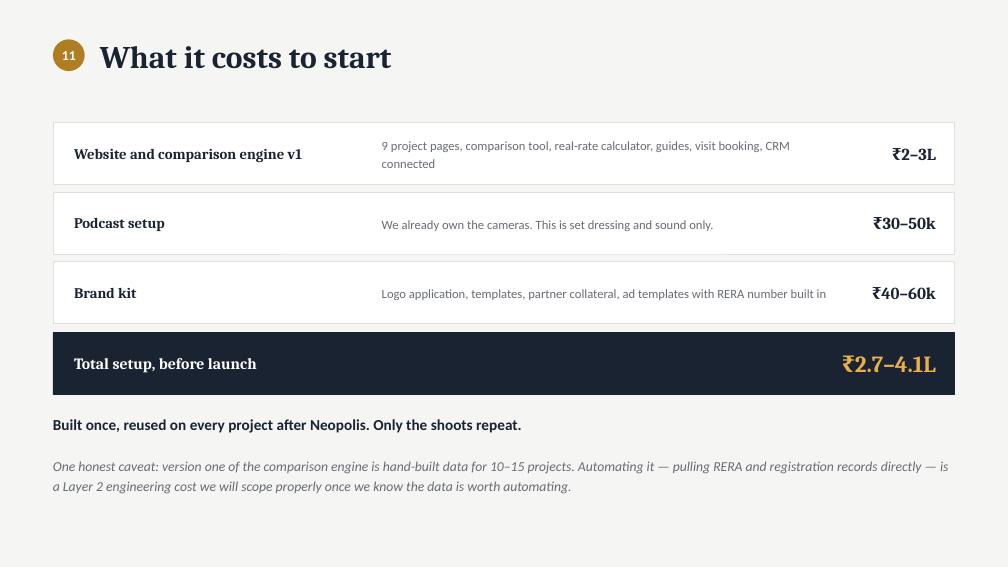
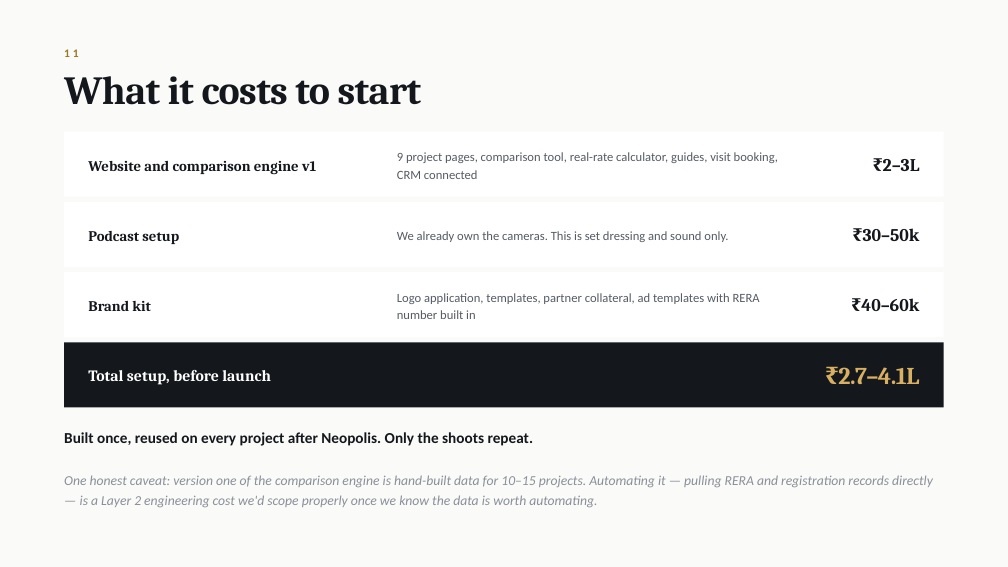
Before and after one commit to productionx-in/OTHO-REALTY, a slide deck: slide 23 of deck/Building_OTHO_ProductionX.pptx. Drawn at 1008x567 pixels with LibreOffice and Linux fonts; fonts in the diff are those of the drawing. Boxes give left, top, right and bottom in pixels: in the first picture for what was removed or moved away, otherwise in the second. Text is boxed around its words. In the diff, an @@ line names an element or a change of style, - is before the commit and + after.

```diff
--- a/deck/Building_OTHO_ProductionX.pptx
+++ b/deck/Building_OTHO_ProductionX.pptx
@@ background #F5F5F3 to #FAFAF8 @@
@@ ellipse removed at [53,39,85,71] @@
@@ text "11" at [64,49,78,57]: size 13 to 11 pt, text colour #FFFFFF to #9A7A25, letter spacing 0 to 2.6 pt; alignment centre to left @@
@@ text "What it costs to start": place and size @@
-text "What it costs to start" at [100,46,392,69]
+text "What it costs to start" at [64,76,421,105]
@@ text "What it costs to start" at [64,76,421,105]: size 30 to 38 pt, text colour #1A2332 to #14181D, letter spacing 0 to -0.6 pt @@
@@ rectangle: place and size @@
-rectangle at [53,123,955,185]
+rectangle at [64,132,944,197]
@@ text "9 project pages, comparison tool, ...": place and size @@
-text "9 project pages, comparison tool, ..." at [382,141,790,168]
+text "9 project pages, comparison tool, ..." at [397,152,778,179]
@@ text "₹2–3L": place and size @@
-text "₹2–3L" at [901,148,935,160]
+text "₹2–3L" at [883,159,920,171]
@@ rectangle: place and size @@
-rectangle at [53,192,955,254]
+rectangle at [64,202,944,267]
@@ text "We already own the cameras. ...": place and size @@
-text "We already own the cameras. ..." at [382,220,713,231]
+text "We already own the cameras. ..." at [397,231,728,242]
@@ text "₹30–50k": place and size @@
-text "₹30–50k" at [883,217,936,229]
+text "₹30–50k" at [863,228,920,241]
@@ outline #DFDFDB 0.5 pt to none in 3 elements at [64,132,944,197], [64,202,944,267], [64,272,944,337] @@
@@ rectangle: place and size @@
-rectangle at [53,262,955,324]
+rectangle at [64,272,944,337]
@@ 4 texts: place and size @@
-4 texts at [74,149,302,373]
+4 texts at [88,161,316,385]
@@ text colour #1A2332 to #14181D; line spacing 1 to 19pt in 3 elements at [88,161,316,175], [88,231,179,244], [88,301,151,311] @@
@@ text colour #676C74 to #555C64 in 3 elements at [397,152,778,179], [397,231,728,242], [397,293,760,319] @@
@@ text "Logo application, templates, partner collateral, ...": place and size @@
-text "Logo application, templates, partner collateral, ..." at [382,289,826,300]
+text "Logo application, templates, partner collateral, ..." at [397,293,760,319]
@@ size 16 to 17 pt, text colour #1A2332 to #14181D in 3 elements at [883,159,920,171], [863,228,920,241], [861,298,919,311] @@
@@ text "₹40–60k": place and size @@
-text "₹40–60k" at [881,287,935,299]
+text "₹40–60k" at [861,298,919,311]
@@ rectangle: place and size @@
-rectangle at [53,333,955,395]
+rectangle at [64,343,944,408]
@@ rectangle at [64,343,944,408]: fill #1A2332 to #14181D; outline #1A2332 0.5 pt to none @@
@@ text "₹2.7–4.1L": place and size @@
-text "₹2.7–4.1L" at [855,356,936,372]
+text "₹2.7–4.1L" at [838,367,919,384]
@@ text "₹2.7–4.1L" at [838,367,919,384]: size 22 to 23 pt, text colour #E8B04B to #D9B061, letter spacing 0 to -0.5 pt @@
@@ text "Built once, reused on every ...": place and size @@
-text "Built once, reused on every ..." at [53,419,522,433]
+text "Built once, reused on every ..." at [64,432,534,446]
@@ text "Built once, reused on every ..." at [64,432,534,446]: text colour #1A2332 to #14181D @@
@@ text at [64,475,933,507]: text changed; text colour #676C74 to #8A9099 @@
-One honest caveat: version one of the comparison engine is hand-built data for 10–15 projects. Automating it — pulling RERA and registration records directly — is a Layer 2 engineering cost we will scope properly once we know the data is worth automating.
+One honest caveat: version one of the comparison engine is hand-built data for 10–15 projects. Automating it — pulling RERA and registration records directly — is a Layer 2 engineering cost we'd scope properly once we know the data is worth automating.
```
Also in this commit, not shown: 32 other slides changed, 2 other files.
